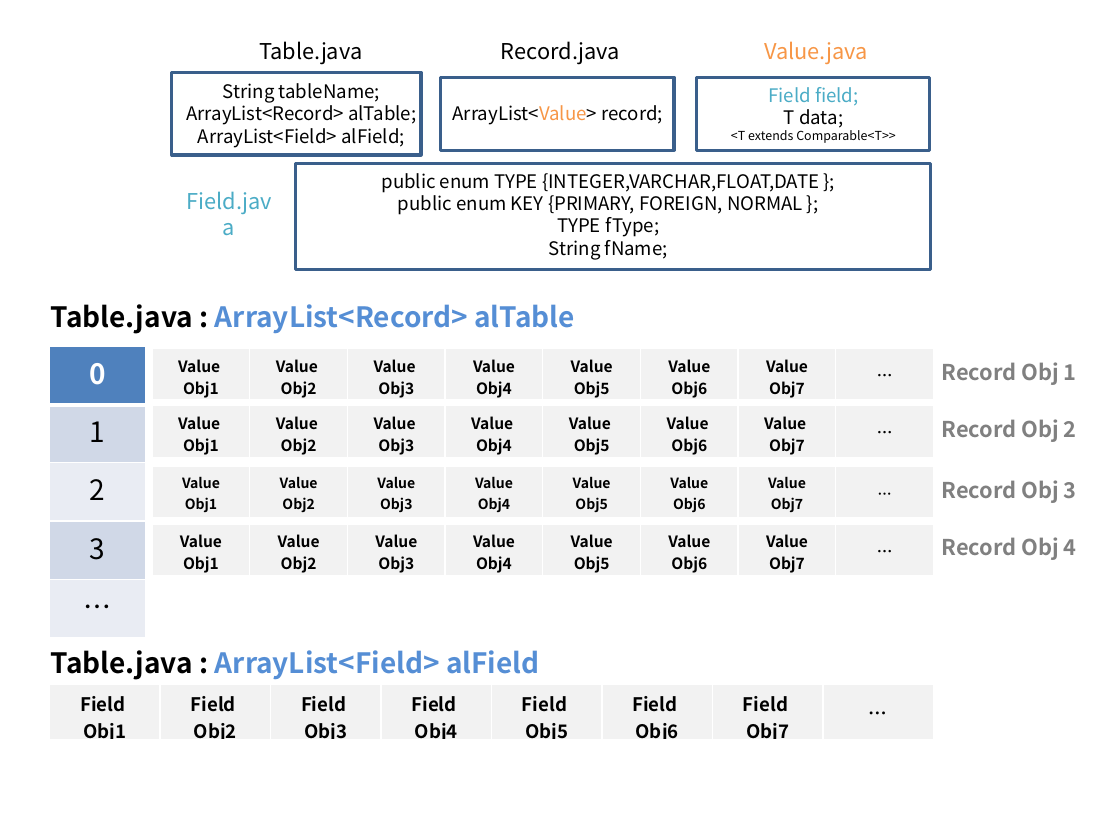
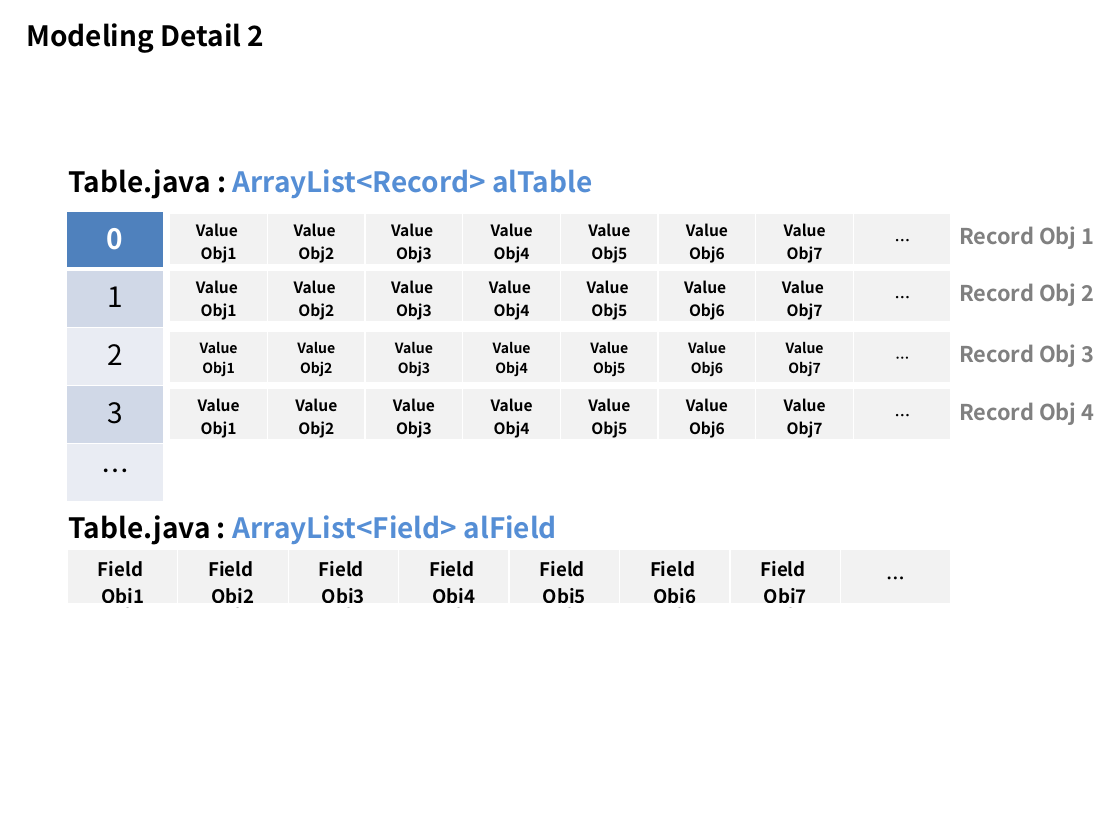
Before and after one commit to AlanCILee/DataStructureProject, a slide deck: slide 4 of doc/Design.pptx (slide 3 before the commit). Drawn at 1120x840 pixels with LibreOffice and Linux fonts; fonts in the diff are those of the drawing. Boxes give left, top, right and bottom in pixels: in the first picture for what was removed or moved away, otherwise in the second. Text is boxed around its words. In the diff, an @@ line names an element or a change of style, - is before the commit and + after.

```diff
--- a/doc/Design.pptx
+++ b/doc/Design.pptx
@@ text added at (26, 23, 265, 53), 18 pt, text #000000, bold @@
+Modeling Detail 2
@@ text removed at (259, 41, 362, 65) @@
-Table.java
@@ text removed at (501, 41, 620, 65) @@
-Record.java
@@ text removed at (764, 41, 868, 65) @@
-Value.java
@@ rectangle removed at (172, 73, 421, 156) @@
@@ text removed at (186, 83, 416, 148) @@
-String tableName;
-ArrayList<Record> alTable;
-ArrayList<Field> alField;
@@ rectangle removed at (440, 77, 674, 150) @@
@@ rectangle removed at (697, 77, 931, 150) @@
@@ text removed at (731, 87, 896, 143) @@
-Field field;
-T data;
-<T extends Comparable<T>>
@@ text removed at (453, 105, 663, 125) @@
-ArrayList<Value> record;
@@ text "Table.java : ArrayList<Record> alTable": place and size @@
-text "Table.java : ArrayList<Record> alTable" at (51, 304, 574, 334)
+text "Table.java : ArrayList<Record> alTable" at (68, 169, 592, 199)
@@ rectangle removed at (296, 164, 931, 269) @@
@@ text removed at (381, 173, 819, 260) @@
-public enum TYPE {INTEGER,VARCHAR,FLOAT,DATE };
-public enum KEY {PRIMARY, FOREIGN, NORMAL };
-TYPE fType;
-String fName;
@@ text removed at (186, 191, 272, 215) @@
-Field.java
@@ table at (170, 213, 950, 267) @@
@@ size 9 to 10 pt @@
@@ table: place and size @@
-table at (152, 467, 932, 520)
+table at (170, 213, 950, 267)
@@ table: place and size @@
-table at (152, 524, 932, 577)
+table at (170, 270, 950, 324)
@@ table at (170, 332, 950, 384) @@
@@ size 10 to 9 pt @@
@@ table: place and size @@
-table at (152, 348, 932, 402)
+table at (170, 332, 950, 384)
@@ 4 texts, 1 table: place and size @@
-4 texts, 1 table at (49, 346, 1077, 637)
+4 texts, 1 table at (66, 211, 1095, 502)
@@ table: place and size @@
-table at (152, 405, 932, 459)
+table at (170, 389, 950, 442)
@@ text "Table.java : ArrayList<Field> alField": place and size @@
-text "Table.java : ArrayList<Field> alField" at (51, 650, 539, 680)
+text "Table.java : ArrayList<Field> alField" at (68, 515, 557, 545)
@@ table: place and size @@
-table at (49, 684, 936, 743)
+table at (67, 549, 954, 612)
```
Also in this commit, not shown: 1 other slide changed, 1 slide added.
